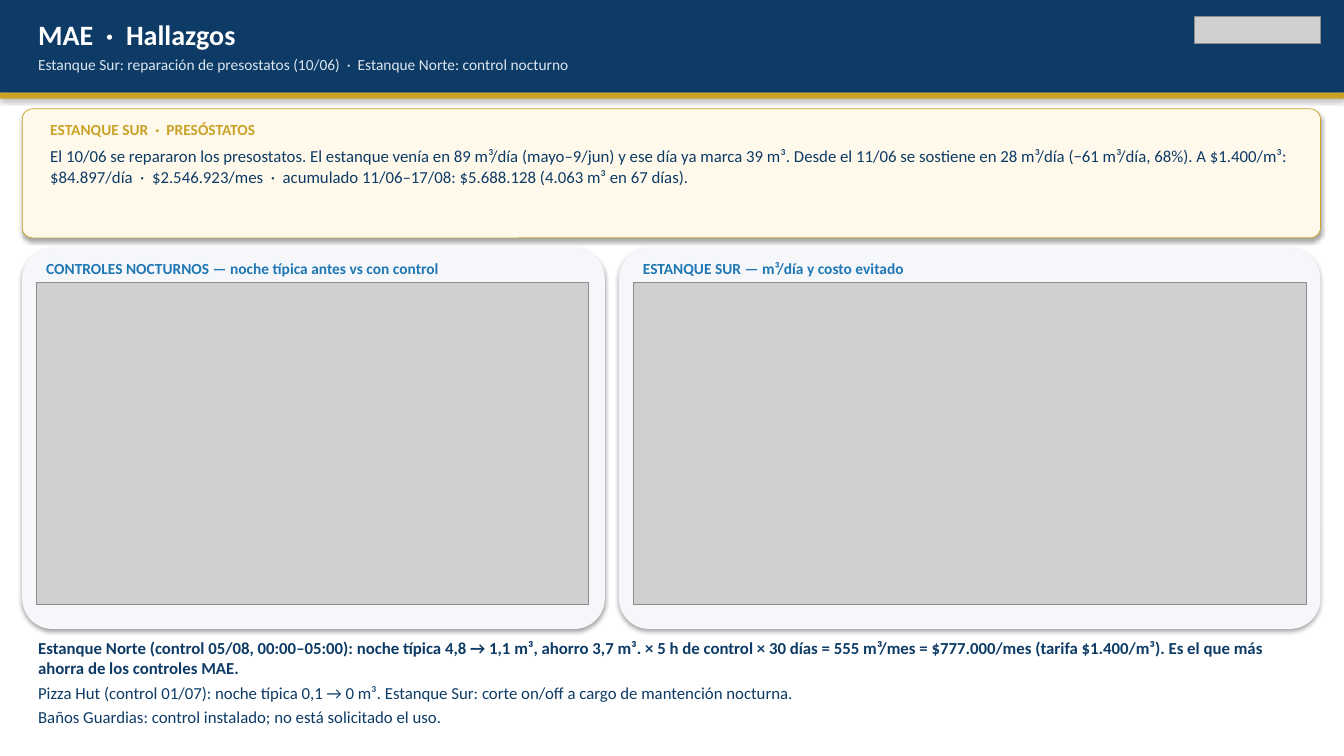
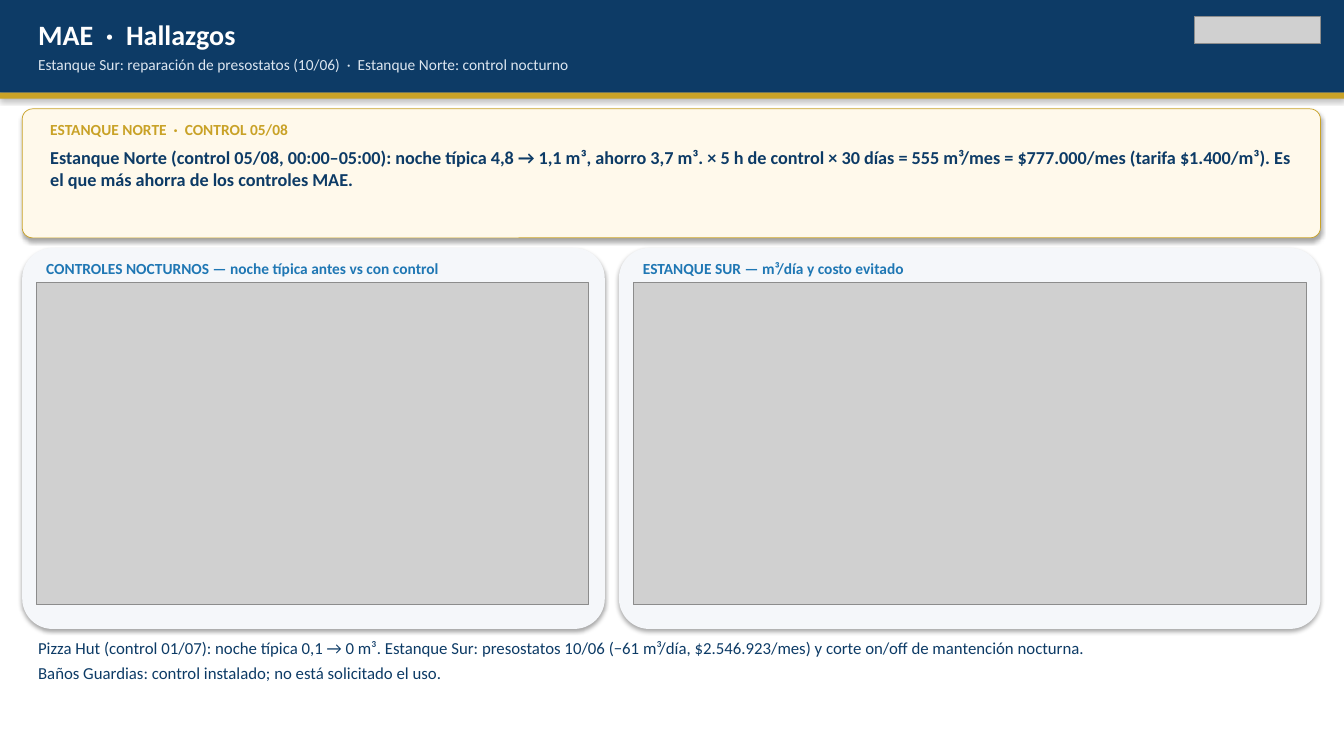
Before and after one commit to anibaloperacionesWes/wes-scripts, a slide deck: slide 3 of reports/Parque_Arauco/TMP_7MALLS/entrega_diego_anibal/Recorrido_ejecutivo_PA_MAE_20260817.pptx. Drawn at 1344x756 pixels with LibreOffice and Linux fonts; fonts in the diff are those of the drawing; grey boxes stand for pictures. Boxes give left, top, right and bottom in pixels: in the first picture for what was removed or moved away, otherwise in the second. Text is boxed around its words. In the diff, an @@ line names an element or a change of style, - is before the commit and + after.

```diff
--- a/reports/Parque_Arauco/TMP_7MALLS/entrega_diego_anibal/Recorrido_ejecutivo_PA_MAE_20260817.pptx
+++ b/reports/Parque_Arauco/TMP_7MALLS/entrega_diego_anibal/Recorrido_ejecutivo_PA_MAE_20260817.pptx
@@ text at box(50, 124, 288, 137): text changed @@
-ESTANQUE SUR · PRESÓSTATOS
+ESTANQUE NORTE · CONTROL 05/08
@@ text at box(50, 150, 1290, 189): text changed; size 12 to 13 pt; bold on @@
-El 10/06 se repararon los presostatos. El estanque venía en 89 m³/día (mayo–9/jun) y ese día ya marca 39 m³. Desde el 11/06 se sostiene en 28 m³/día (−61 m³/día, 68%). A $1.400/m³: $84.897/día · $2.546.923/mes · acumulado 11/06–17/08: $5.688.128 (4.063 m³ en 67 días).
+Estanque Norte (control 05/08, 00:00–05:00): noche típica 4,8 → 1,1 m³, ahorro 3,7 m³. × 5 h de control × 30 días = 555 m³/mes = $777.000/mes (tarifa $1.400/m³). Es el que más ahorra de los controles MAE.
@@ text at box(38, 641, 1084, 657): text changed; bold off @@
-Estanque Norte (control 05/08, 00:00–05:00): noche típica 4,8 → 1,1 m³, ahorro 3,7 m³. × 5 h de control × 30 días = 555 m³/mes = $777.000/mes (tarifa $1.400/m³). Es el que más ahorra de los controles MAE.
-Pizza Hut (control 01/07): noche típica 0,1 → 0 m³. Estanque Sur: corte on/off a cargo de mantención nocturna.
+Pizza Hut (control 01/07): noche típica 0,1 → 0 m³. Estanque Sur: presostatos 10/06 (−61 m³/día, $2.546.923/mes) y corte on/off de mantención nocturna.
```
Also in this commit, not shown: 7 other slides changed, 1 other file.
